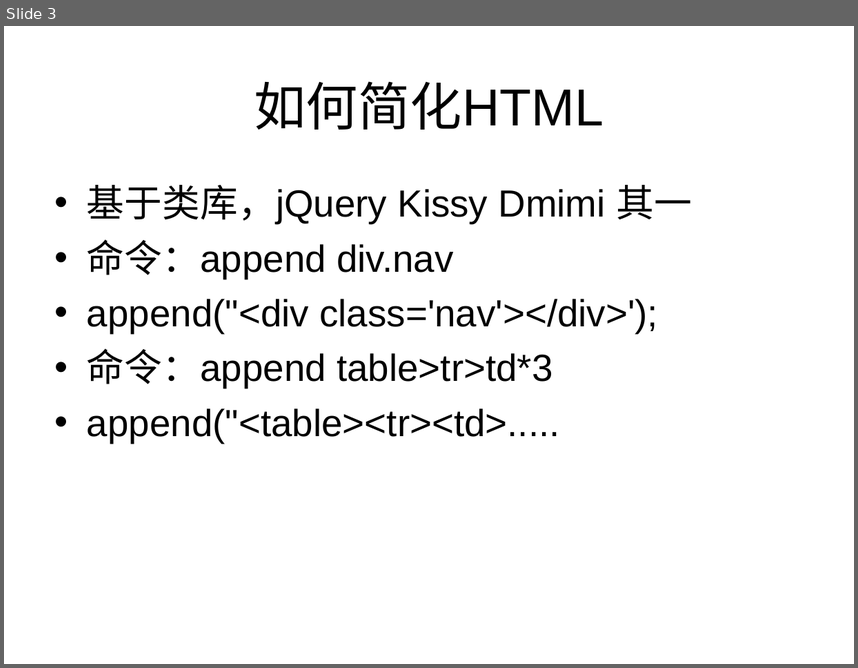
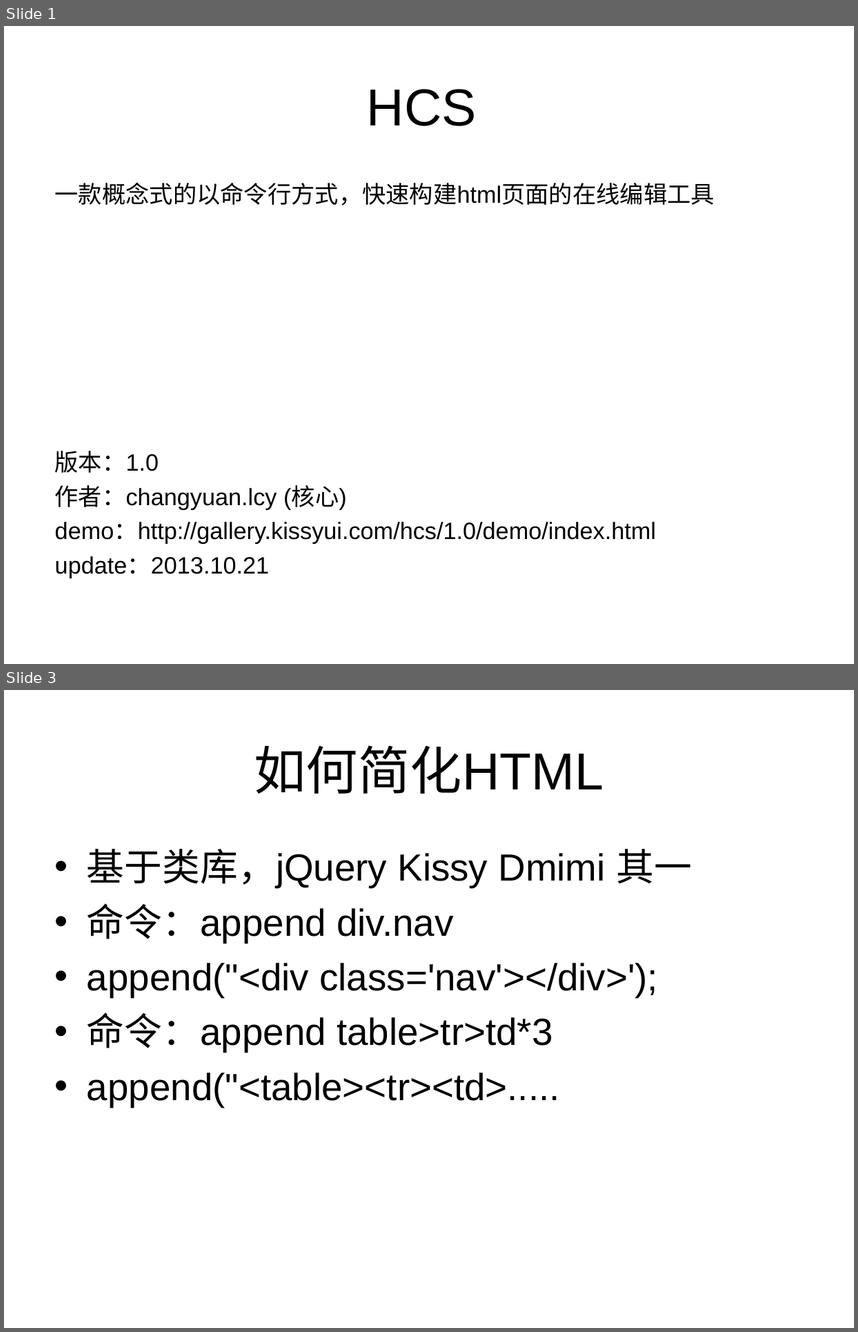
Before and after one commit to 306808700/hcs, a slide deck: 1.0/guide/HCS 基于chrome的命令行的编辑工具.ppt. Shown one above the other, each under a label of ours: slide 3 before the commit, slides 1 and 3 after it; the slides between them are not shown. The pictures are 858x668 and 858x1332 pixels, drawn with LibreOffice and Linux fonts; fonts in the diff are those of the drawing. Boxes give left, top, right and bottom in pixels: in the first picture for what was removed or moved away, otherwise in the second. Text is boxed around its words. In the diff, an @@ line names an element or a change of style, - is before the commit and + after.

```diff
--- a/1.0/guide/HCS 基于chrome的命令行的编辑工具.ppt
+++ b/1.0/guide/HCS 基于chrome的命令行的编辑工具.ppt
@@ slide 1 added at bbox=[4, 26, 854, 664], background #FFFFFF @@
@@ title added at bbox=[367, 89, 477, 126], 44 pt, text #000000 @@
+HCS
@@ text added at bbox=[55, 182, 715, 577], 20 pt, text #000000 @@
+一款概念式的以命令行方式，快速构建html页面的在线编辑工具
+版本：1.0
+作者：changyuan.lcy (核心)
+demo：http://gallery.kissyui.com/hcs/1.0/demo/index.html
+update：2013.10.21
```
Also in this commit, not shown: 5 slides changed, 3 other slides added, 2 slides removed, 6 other files.
